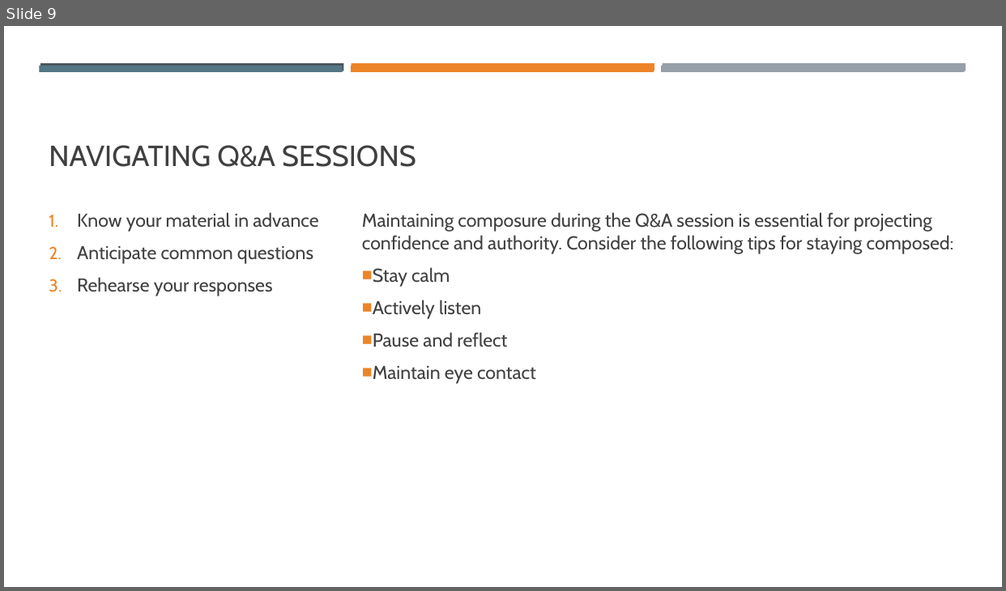
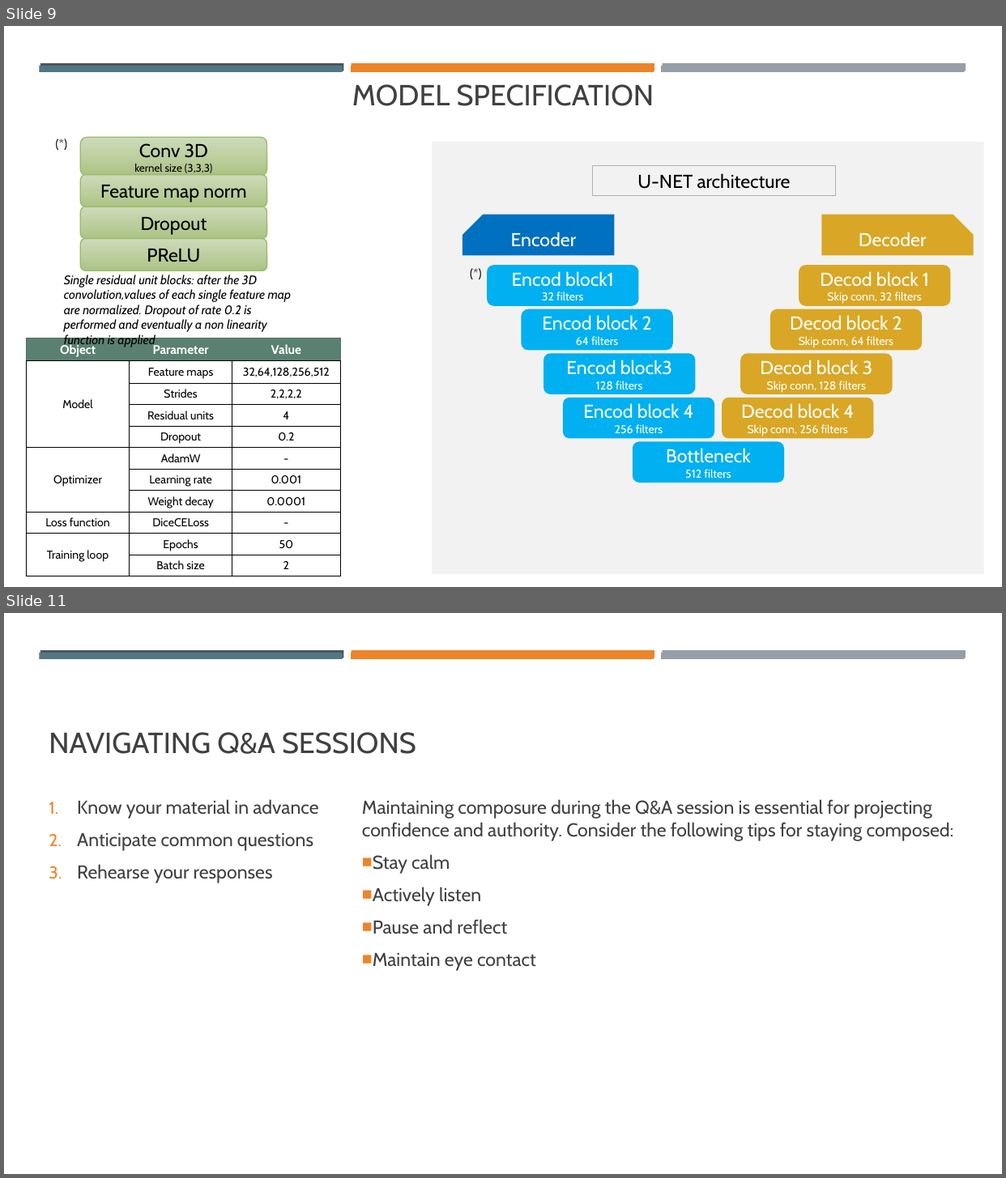
Before and after one commit to mkdib1/med_lab, a slide deck: dslab_presentation.pptx. Shown one above the other, each under a label of ours: slide 9 before the commit, slides 9 and 11 after it; the slides between them are not shown. The pictures are 1006x591 and 1006x1178 pixels, drawn with LibreOffice and Linux fonts; fonts in the diff are those of the drawing. Boxes give left, top, right and bottom in pixels: in the first picture for what was removed or moved away, otherwise in the second. Text is boxed around its words. In the diff, an @@ line names an element or a change of style, - is before the commit and + after.

```diff
--- a/dslab_presentation.pptx
+++ b/dslab_presentation.pptx
@@ slide 9 added at <box>4,26,1002,587</box>, background #FFFFFF; not listed: 6 template elements that a slide beside it also shows @@
@@ title added at <box>352,84,654,106</box>, 28 pt, text #404040 @@
+MODEL SPECIFICATION
@@ text added at <box>49,132,80,155</box>, 12 pt, text #000000 @@
+(*)
@@ rounded rectangle added at <box>80,138,266,177</box>, fill gradient #CAD9B4 to #ACC485, outline #9BB966 1 pt, 10.5 pt, text #000000 @@
+Conv 3D
+kernel size (3,3,3)
@@ rectangle added at <box>432,142,985,574</box>, fill #F2F2F2 @@
@@ rectangle added at <box>592,166,836,196</box>, outline #B0B0B0 0.75 pt, 18 pt, text #000000 @@
+U-NET architecture
@@ rounded rectangle added at <box>80,175,266,207</box>, fill gradient #CAD9B4 to #ACC485, outline #9BB966 1 pt, 18 pt, text #000000 @@
+Feature map norm
@@ rounded rectangle added at <box>80,207,266,238</box>, fill gradient #CAD9B4 to #ACC485, outline #9BB966 1 pt, 18 pt, text #000000 @@
+Dropout
@@ snip rect added at <box>462,215,614,256</box>, fill #0070C0, 18 pt, text #FFFFFF @@
+Encoder
@@ snip rect added at <box>821,215,974,256</box>, fill #D9A725, 18 pt, text #FFFFFF @@
+Decoder
@@ rounded rectangle added at <box>80,238,266,271</box>, fill gradient #CAD9B4 to #ACC485, outline #9BB966 1 pt, 18 pt, text #000000 @@
+PReLU
@@ text added at <box>462,262,494,284</box>, 12 pt, text #000000 @@
+(*)
@@ rounded rectangle added at <box>487,265,639,306</box>, fill #00B0F0, 18 pt, text #FFFFFF @@
+Encod block1
+32 filters
@@ rounded rectangle added at <box>799,265,951,306</box>, fill #D9A725, 11 pt, text #FFFFFF @@
+Decod block 1
+Skip conn, 32 filters
@@ text added at <box>64,275,292,348</box>, 12 pt, text #000000, italic @@
+Single residual unit blocks: after the 3D convolution,values of each single feature map are normalized. Dropout of rate 0.2 is performed and eventually a non linearity function is applied
@@ rounded rectangle added at <box>522,309,673,350</box>, fill #00B0F0, 18 pt, text #FFFFFF @@
+Encod block 2
+64 filters
@@ rounded rectangle added at <box>770,309,923,350</box>, fill #D9A725, 11 pt, text #FFFFFF @@
+Decod block 2
+Skip conn, 64 filters
@@ table added at <box>27,338,341,574</box>, 11 rows, 3 columns @@
+Object | Parameter | Value
+Model | Feature maps | 32,64,128,256,512
+ | Strides | 2,2,2,2
+ | Residual units | 4
+ | Dropout | 0.2
+Optimizer | AdamW | -
+ | Learning rate | 0.001
+ | Weight decay | 0.0001
+Loss function | DiceCELoss | -
+Training loop | Epochs | 50
+ | Batch size | 2
@@ rounded rectangle added at <box>543,354,696,395</box>, fill #00B0F0, 18 pt, text #FFFFFF @@
+Encod block3
+128 filters
@@ rounded rectangle added at <box>740,354,893,395</box>, fill #D9A725, 11 pt, text #FFFFFF @@
+Decod block 3
+Skip conn, 128 filters
@@ rounded rectangle added at <box>563,398,715,439</box>, fill #00B0F0, 18 pt, text #FFFFFF @@
+Encod block 4
+256 filters
@@ rounded rectangle added at <box>722,398,874,439</box>, fill #D9A725, 11 pt, text #FFFFFF @@
+Decod block 4
+Skip conn, 256 filters
@@ rounded rectangle added at <box>633,442,785,484</box>, fill #00B0F0, 18 pt, text #FFFFFF @@
+Bottleneck
+512 filters
@@ what was slide 9 is now slide 11 @@
```
Also in this commit, not shown: 5 slides changed, 4 other slides added, 3 slides removed, 4 other files.
